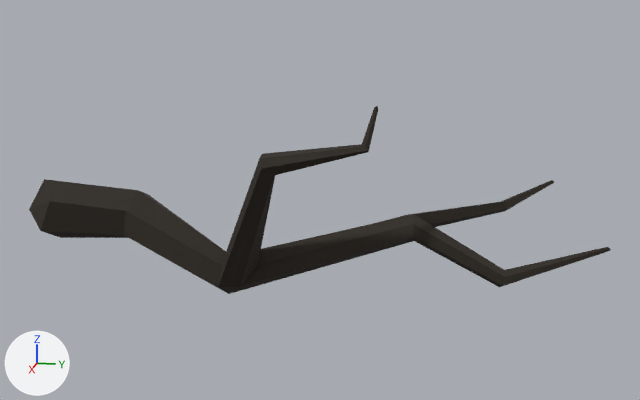
Renders of the glTF model assets/synty/synty-tree-swamp-branch-02.gltf from each side of a commit.
One viewpoint serves both versions: a 50 mm lens placed at (7.26, 3.8, 1.99), pointed at (0.1, 2.36, 0.2). Lighting does not change. The marker at lower left points along +X, +Y and +Z. The older version comes first. Vertices at exactly the same position are counted once.

Names of what the first picture shows: 'SM_Tree_Swamp_Branch_02'.
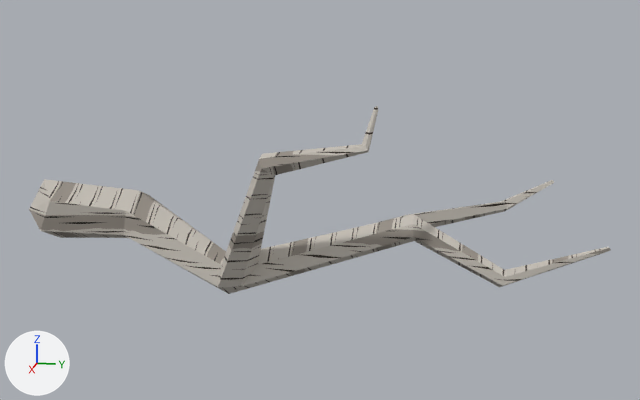
Location of each change, [x1, y1, x2, y2] in pixels of the pictures (640 x 400 px):
'SM_Tree_Swamp_Branch_02', recoloured, surface changed (black to grey)
    both: [29, 106, 611, 294]

What changed in the scene script:
```text
Change mat_lambert2:
    remove # nodes: BsdfPrincipled, Mix, OutputMaterial, TexImage
    remove # colours: light grey #cccccc
    nodes: BsdfPrincipled, Math x2, OutputMaterial, TexImage
Change me_sm_tree_swamp_branch_02:
    where me_sm_tree_swamp_branch_02.from_pydata(...)  # 69 vertices, 134 faces; spans x -0.61..0.86, y -0.3..4.75, z -0.65..1.07
    used by ob_sm_tree_swamp_branch_02; location = (0.0, 0.0, 0.0)
    me_sm_tree_swamp_branch_02 part 1: texture (UV) coordinates of 134 of 134 faces, centred in x -0.6..0.79, y -0.21..4.73, z -0.56..1.07, changed; they spanned u 0.69..0.69, v 0.36..0.36 and now span u -6.65..1.2, v -0.5..7.65
```
